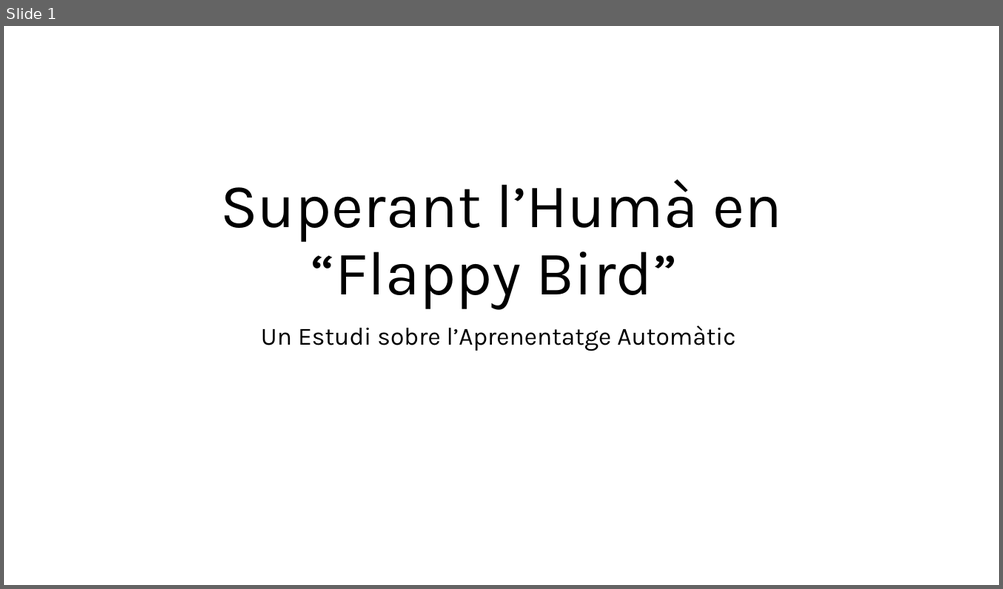
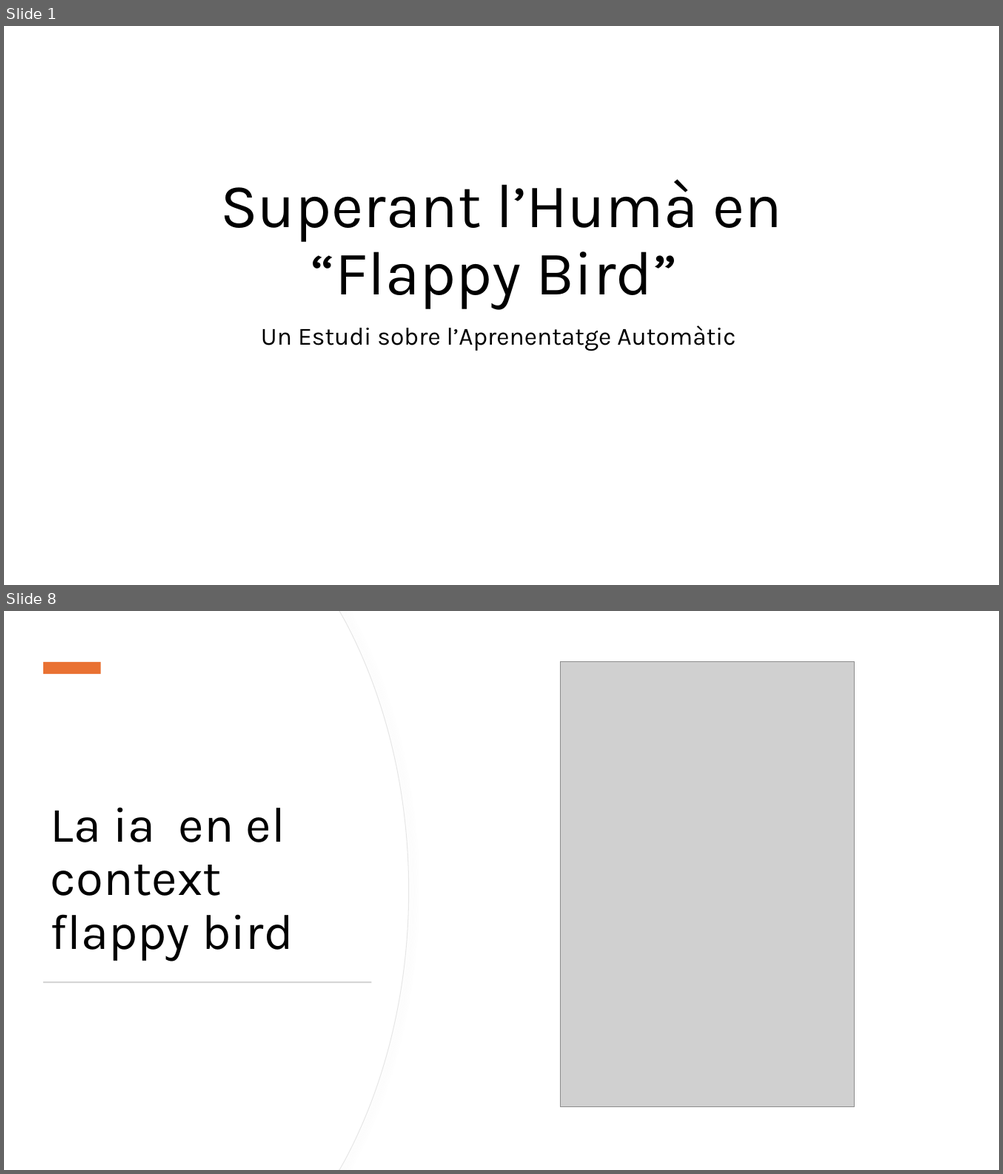
Before and after one commit to FerrerJan/Treball-de-Recerca-IA, a slide deck: TR_ESCRIT/SUPERANT-L'HUMÀ.pptx. Shown one above the other, each under a label of ours: slide 1 before the commit, slides 1 and 8 after it; the slides between them are not shown. The pictures are 1003x589 and 1003x1174 pixels, drawn with LibreOffice and Linux fonts; fonts in the diff are those of the drawing; grey boxes stand for pictures. Boxes give left, top, right and bottom in pixels: in the first picture for what was removed or moved away, otherwise in the second. Text is boxed around its words. In the diff, an @@ line names an element or a change of style, - is before the commit and + after.

```diff
--- a/TR_ESCRIT/SUPERANT-L'HUMÀ.pptx
+++ b/TR_ESCRIT/SUPERANT-L'HUMÀ.pptx
@@ slide 8 added at [4, 611, 999, 1170], background #FFFFFF @@
@@ freeform shape added at [4, 611, 408, 1170], fill #FFFFFF, outline #E6E6E6 0.75 pt @@
@@ freeform shape added at [4, 611, 407, 1170], fill #FFFFFF @@
@@ rectangle added at [43, 662, 101, 674], fill #E97132 @@
@@ picture added at [560, 662, 854, 1107] @@
@@ title added at [51, 807, 293, 962], 48 pt, text #000000 @@
+La ia en el context flappy bird
@@ rectangle added at [43, 982, 372, 983], fill #D5D5D5 @@
```
Also in this commit, not shown: 12 other slides added, 1 slide removed.
